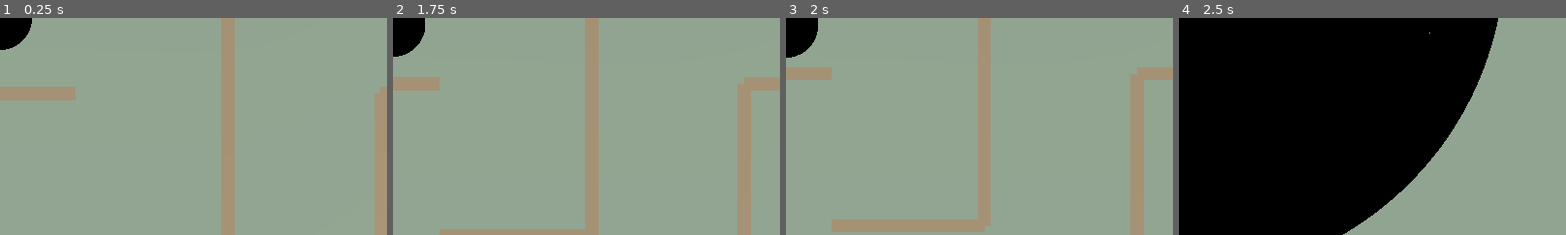
Above: before the commit, frames 1-4 (left to right).
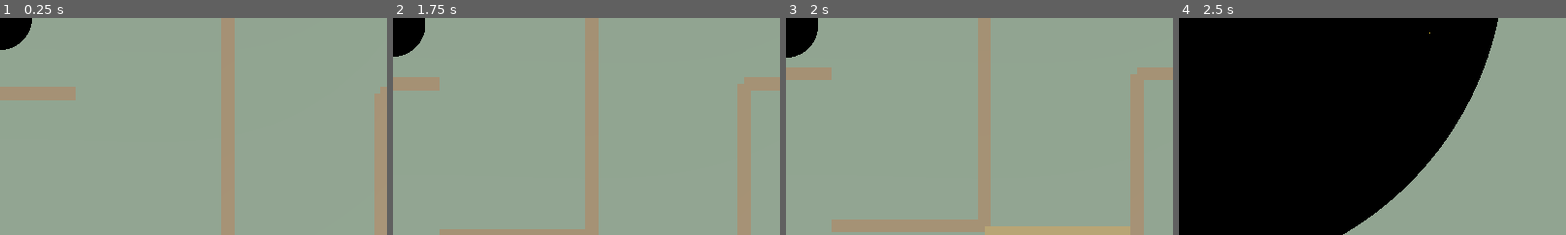
Above: after the commit, the same moments.

Repository: nameisalfio/q-learning-maze-robot
Game: Godot game, scene res://Maze.tscn
Two runs of this game, one before a commit and one after it. Both use one fixed random seed, a clock stepped at 60 frames per second and the inputs below.
Inputs:
- Up to frame 1 (0.25 s): no input
- Up to frame 2 (1.75 s): tap Enter at 0.5 s; hold Up (move_up) 0.53-1.28 s; hold Right (move_dx) 0.53-1.28 s; hold Down (move_down) from 1.28 s (still down); tap Left (move_sx) at 1.35 s
- Up to frame 3 (2 s): keep holding Down (move_down)
- Up to frame 4 (2.5 s): release Down (move_down) at 2.03 s; hold Up (move_up) from 2.03 s (still down); hold ] (zoom_in) from 2.03 s (still down)
The pictures show only the part of the screen within x 50-100%, y 50-100%; the shares and areas given below are measured in that part.

Frames 1-2 are identical in both runs. In frame 3, 1.5% of the frame differs, in the area x 51-89%, y 95-100%; in frame 4, nothing differs.

Commit message:
Implementazione checkpoints

Diff:
--- a/GodotProject/scripts/generate_maze.gd
+++ b/GodotProject/scripts/generate_maze.gd
@@ -5,6 +5,9 @@
 @export var cell_size: float = 3.5
 @export var wall_height: float = 2.5
 @export var wall_thickness: float = 0.3
+
+# checkpoint già attivati
+var activated_checkpoints = {}
 
 var maze = []
 var visited = []
@@ -106,6 +109,14 @@
 	var goal_pos = Vector3(maze_width * cell_size, 0, (maze_height - 1) * cell_size)
 	create_goal_area(goal_pos)
 
+	# Aggiungi i checkpoints
+	var steps = 6
+	for i in range(1, steps - 1):
+		var px = int(i * maze_width / (steps - 1))
+		var py = int(i * maze_height / (steps - 1))
+		var position = Vector3(px * cell_size, 0, py * cell_size)
+		create_checkpoint_area(i, position)
+
 func _place_wall(position: Vector3, size: Vector3, material: Material):
 	var wall_body = StaticBody3D.new()
 	wall_body.add_to_group("walls")
@@ -165,7 +176,6 @@
 	goal_collider.transform.origin = Vector3(0, 0.5, 0)
 
 	goal_area.transform.origin = position + Vector3(0, 0.05, 0)
-	goal_area.add_child(goal_collider)
 
 	goal_area.connect("body_entered", Callable(self, "_on_goal_area_entered"))
 	add_child(goal_area)
@@ -174,3 +184,65 @@
 	if body.is_in_group("robot"):
 		print("Obiettivo raggiunto!")
 		DDS.publish("GoalReached", DDS.DDS_TYPE_INT, 1)
+
+func _on_checkpoint_entered(body, area):
+	if body.is_in_group("robot"):
+		var name = area.get_meta("name")  # es: "Checkpoint_1"
+
+		if not activated_checkpoints[name]:
+			activated_checkpoints[name] = true
+			var mat = area.get_meta("material")
+			mat.albedo_color = Color(0.4, 1.0, 0.4)  # verde acceso
+			print("Checkpoint %s attivato!" % name)
+
+			# Estrai numero del checkpoint (dopo "_")
+			var parts = name.split("_")
+			var checkpoint_num = int(parts[-1])  # prende l'ultimo elemento
+
+			print(checkpoint_num)
+			DDS.publish("checkpoint_reached", DDS.DDS_TYPE_INT, checkpoint_num)
+
+
+func create_checkpoint_area(index: int, position: Vector3):
+	var checkpoint_name = "checkpoint_%d" % index
+	activated_checkpoints[checkpoint_name] = false
+
+	# --- CREA LA PIATTAFORMA ---
+	var platform_body = StaticBody3D.new()
+	platform_body.name = checkpoint_name + "_platform"
+	platform_body.transform.origin = position + Vector3(0, 0.01, 0)
+
+	var platform_mesh = MeshInstance3D.new()
+	var mesh = BoxMesh.new()
+	mesh.size = Vector3(cell_size, 0.1, cell_size)
+	platform_mesh.mesh = mesh
+
+	var material = StandardMaterial3D.new()
+	material.albedo_color = Color(0.95, 0.85, 0.6)  # colore iniziale
+	mesh.material = material
+	platform_mesh.material_override = material
+
+	platform_body.add_child(platform_mesh)
+	add_child(platform_body)
+
+	# --- CREA L'AREA DI CHECKPOINT ---
+	var area = Area3D.new()
+	area.name = checkpoint_name
+	area.monitoring = true
+	area.collision_layer = 2
+	area.collision_mask = 1  # il robot ha layer 1
+
+	var area_shape = BoxShape3D.new()
+	area_shape.size = Vector3(cell_size, 1.0, cell_size)
+	var area_collider = CollisionShape3D.new()
+	area_collider.shape = area_shape
+	area_collider.transform.origin = Vector3(0, 0.5, 0)
+
+	area.transform.origin = position + Vector3(0, 0.05, 0)
+	area.add_child(area_collider)
+
+	area.set_meta("material", material)
+	area.set_meta("name", checkpoint_name)
+	area.connect("body_entered", Callable(self, "_on_checkpoint_entered").bind(area))
+
+	add_child(area)
--- a/GodotProject/scripts/robot.gd
+++ b/GodotProject/scripts/robot.gd
@@ -6,6 +6,7 @@
 var x = 0.0
 var y = 0.0
 var theta = 0.0
+var collision_wall = false
 
 func _ready():
 	theRobot.add_to_group("robot")
@@ -21,11 +22,14 @@
 	_edit_xy_text(x, y)
 
 func _on_exit_from_wall(body):
-	DDS.publish("Collision", DDS.DDS_TYPE_INT, 0)
-	print("No more collision!")
+	if collision_wall == true:
+		collision_wall = false
+		DDS.publish("Collision", DDS.DDS_TYPE_INT, 0)
+		print("No more collision!")
 
 func _on_collision_with_wall(body):
 	if body.is_in_group("walls"):
+		collision_wall = true
 		DDS.publish("Collision", DDS.DDS_TYPE_INT, 1)
 		print("Collision!")
 
Not shown, changed: robot/robotic_agent.py
